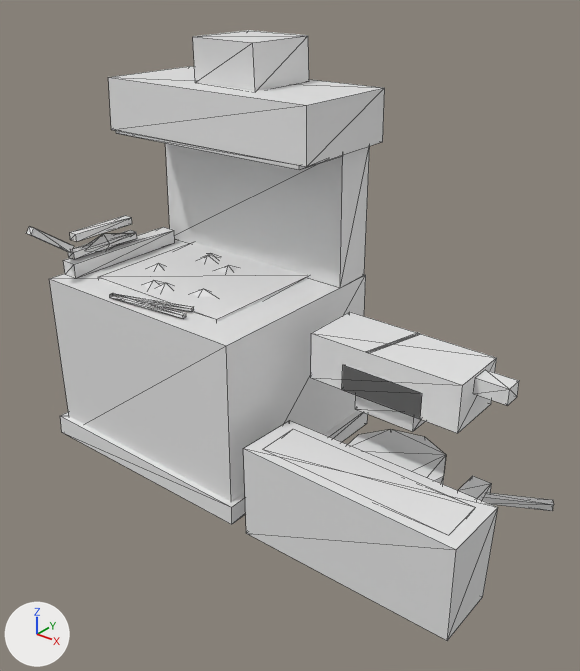
The glTF model art/kit/buildings/building.set_cold_forge/building.set_cold_forge.glb, before and after one commit.
Camera for both pictures: a camera (50 mm lens) standing at (1.705, -2.143, 2.135) and looking at (0.02, -0.037, 0.829). The lights are fixed; the arrows at lower left show +X, +Y and +Z. The picture after the commit comes second. Mesh edges are drawn as thin lines. Where no turn or scale is listed for an object, it has been applied to the vertices.

In view in the first picture: 'building.set_cold_forge'.
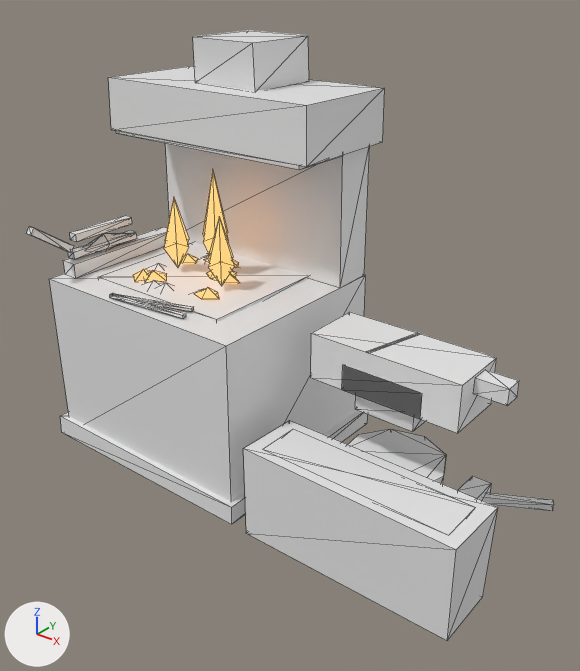
Edits to the bpy script that builds the scene:
```text
Add mat_glow:
    mat_glow = principled_material('glow')
    mat_glow.base_color = (0.3, 0.12, 0.03)  # brown #956130
    mat_glow.emission_color = (1.0, 0.55, 0.2)  # orange #ffc47c
    mat_glow.emission_strength = 1.0
Add me_fire:
    me_fire.from_pydata(...)  # 81 vertices, 114 faces; spans x -0.705..-0.255, y -0.25..0.173, z 0.705..1.16
    me_fire.materials.append(mat_glow)  # brown #956130, glowing orange #ffc47c
Add ob_fire:
    ob_fire = bpy.data.objects.new('fire', me_fire)
    ob_fire.location = (0.027, 0.025, 0.21)
```

Location of each change, [x1, y1, x2, y2] in pixels of the pictures (580 x 671 px):
'fire', added
    after: [133, 170, 240, 300]
